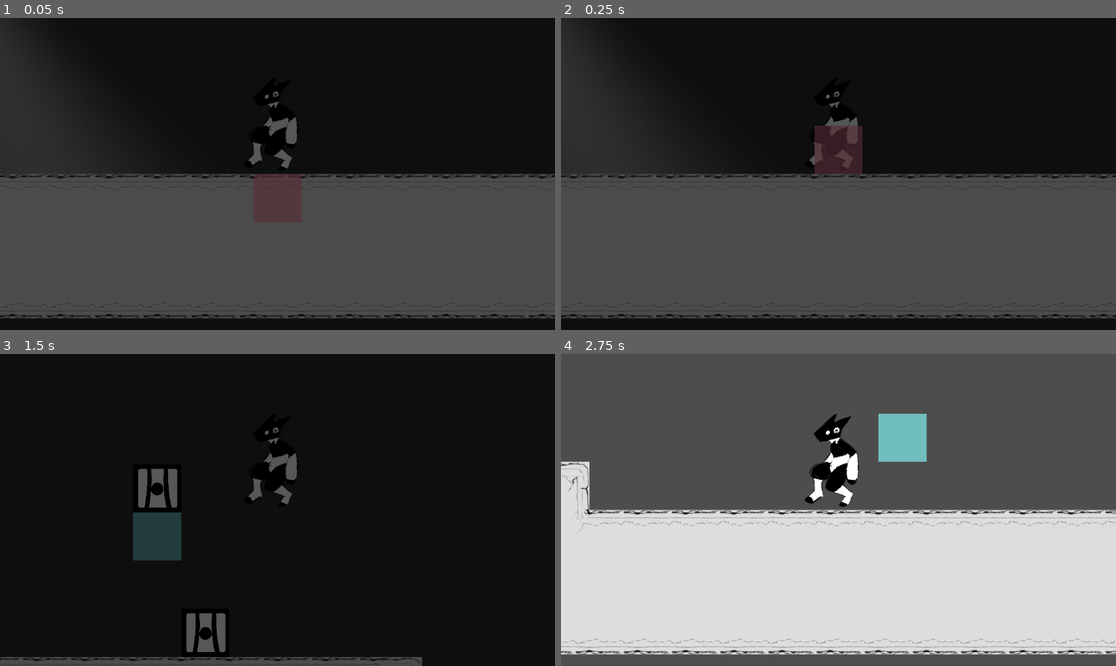
Above: before the commit, frames 1-4 (two rows, left to right).
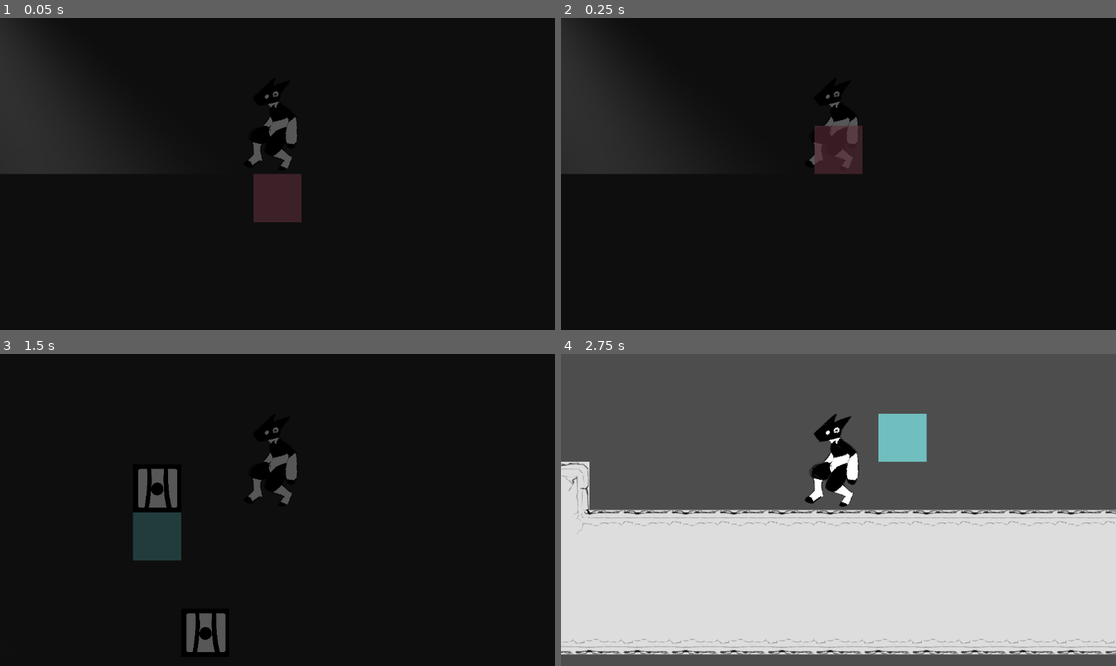
Above: after the commit, the same moments.

Repository: scales-in-git/TeamTime
Game: Godot game, scene res://Scenes/Levels/Debug/RundimentaryLevels/LevelC.tscn
Two runs of this game, one before a commit and one after it. Both use one fixed random seed, a clock stepped at 60 frames per second and the inputs below. The project has no main scene, so this scene is started directly.
Inputs (mouse positions are in pixels of both pictures, inside the frame that each line leads up to):
- Up to frame 1 (0.05 s): no input
- Up to frame 2 (0.25 s): no input
- Up to frame 3 (1.5 s): tap Enter (ui_accept) at 0.5 s; move the mouse to (399, 494) at 0.52 s; hold D (player_right) 0.53-1.28 s; hold Right mouse button (player_block_delete) 0.53-1.28 s; click (399, 494) at 0.67 s; tap Space (player_jump) at 0.77 s; move the mouse to (166, 525) at 1.27 s; hold S from 1.28 s (still down); click (166, 525) at 1.35 s
- Up to frame 4 (2.75 s): tap Space (player_jump) at 1.52 s; move the mouse to (894, 441) at 2.02 s; release S at 2.03 s; hold D (player_right) from 2.03 s (still down); hold Q (player_delete_all) from 2.03 s (still down)

The runs differ from the first frame. In frame 1, 44% of the frame differs, in the area x 0-100%, y 49-97%; in frame 2, 46%; in frame 3, 2.0%; in frame 4, nothing differs.

Commit message:
camera can detect the player

Diff:
--- /dev/null
+++ b/Scenes/Mechanics/EvilCamera/EvilCamera.gd
@@ -0,0 +1,12 @@
+class_name EvilCamera
+extends Node2D
+
+@onready var a_bajillion_ray_casts: Node2D = $%ABajillionRayCasts
+
+func _physics_process(_delta):
+	var raycasts = a_bajillion_ray_casts.get_children()
+
+	for raycast in raycasts:
+		var collided = raycast.get_collider()
+		if collided is Player:
+			print("Gotcha now")
--- a/Scenes/Mechanics/EvilCamera/EvilCamera.tscn
+++ b/Scenes/Mechanics/EvilCamera/EvilCamera.tscn
@@ -1,20 +1,26 @@
-[gd_scene load_steps=5 format=3 uid="uid://dxb7l54dt8jih"]
+[gd_scene load_steps=4 format=3 uid="uid://dxb7l54dt8jih"]
 
-[ext_resource type="Texture2D" uid="uid://b3mxshqqp4jgp" path="res://Placeholders/Walk.png" id="1_32upy"]
+[ext_resource type="Script" uid="uid://cxu3rw2cpdg44" path="res://Scenes/Mechanics/EvilCamera/EvilCamera.gd" id="1_32upy"]
 [ext_resource type="PackedScene" uid="uid://d4eeme44hkqe5" path="res://Scenes/Mechanics/EvilCamera/camera.tscn" id="1_tkfo8"]
 [ext_resource type="Texture2D" uid="uid://duf6hpxac1ki6" path="res://Scenes/Mechanics/EvilCamera/iu.png" id="2_hl045"]
 
-[sub_resource type="OccluderPolygon2D" id="OccluderPolygon2D_32upy"]
-cull_mode = 2
-polygon = PackedVector2Array(837, 374, 697, 314, 594, 376, 711, 463)
+[node name="EvilCamera" type="Node2D"]
+script = ExtResource("1_32upy")
 
-[node name="EvilCamera" type="Node2D"]
-
-[node name="Walk" type="Sprite2D" parent="."]
-visible = false
-position = Vector2(0, 100)
-scale = Vector2(1000, 1000)
-texture = ExtResource("1_32upy")
+[node name="ggezbg" type="ColorRect" parent="."]
+custom_minimum_size = Vector2(10000, 10000)
+anchors_preset = 8
+anchor_left = 0.5
+anchor_top = 0.5
+anchor_right = 0.5
+anchor_bottom = 0.5
+offset_left = -5000.0
+offset_top = -5000.0
+offset_right = 5000.0
+offset_bottom = 5000.0
+grow_horizontal = 2
+grow_vertical = 2
+color = Color(0.16, 0.16, 0.16, 1)
 
 [node name="PointLight2D" type="PointLight2D" parent="."]
 rotation = -1.12062
@@ -27,11 +33,42 @@
 position = Vector2(0, 50)
 scale = Vector2(0.261, 0.261)
 
-[node name="CanvasModulate" type="CanvasModulate" parent="."]
-visible = false
-color = Color(0.34, 0.34, 0.34, 1)
+[node name="ABajillionRayCasts" type="Node2D" parent="."]
+unique_name_in_owner = true
+position = Vector2(20, 94)
 
-[node name="LightOccluder2D" type="LightOccluder2D" parent="."]
-visible = false
-position = Vector2(-370, -98)
-occluder = SubResource("OccluderPolygon2D_32upy")
+[node name="RayCast2D" type="RayCast2D" parent="ABajillionRayCasts"]
+position = Vector2(-1, -2)
+target_position = Vector2(849, 926)
+
+[node name="RayCast2D2" type="RayCast2D" parent="ABajillionRayCasts"]
+position = Vector2(12, -14)
+target_position = Vector2(1043, 503)
+
+[node name="RayCast2D3" type="RayCast2D" parent="ABajillionRayCasts"]
+position = Vector2(15, -30)
+target_position = Vector2(1234, 115)
+
+[node name="RayCast2D4" type="RayCast2D" parent="ABajillionRayCasts"]
+position = Vector2(7, -6)
+target_position = Vector2(938, 726)
+
+[node name="RayCast2D5" type="RayCast2D" parent="ABajillionRayCasts"]
+position = Vector2(15, -21)
+target_position = Vector2(1132, 325)
+
+[node name="RayCast2D6" type="RayCast2D" parent="ABajillionRayCasts"]
+position = Vector2(4, -3)
+target_position = Vector2(887, 828)
+
+[node name="RayCast2D7" type="RayCast2D" parent="ABajillionRayCasts"]
+position = Vector2(10, -10)
+target_position = Vector2(980, 619)
+
+[node name="RayCast2D8" type="RayCast2D" parent="ABajillionRayCasts"]
+position = Vector2(14, -18)
+target_position = Vector2(1075, 420)
+
+[node name="RayCast2D9" type="RayCast2D" parent="ABajillionRayCasts"]
+position = Vector2(16, -25)
+target_position = Vector2(1175, 230)
Not shown, added: Scenes/Mechanics/EvilCamera/EvilCamera.gd.uid
